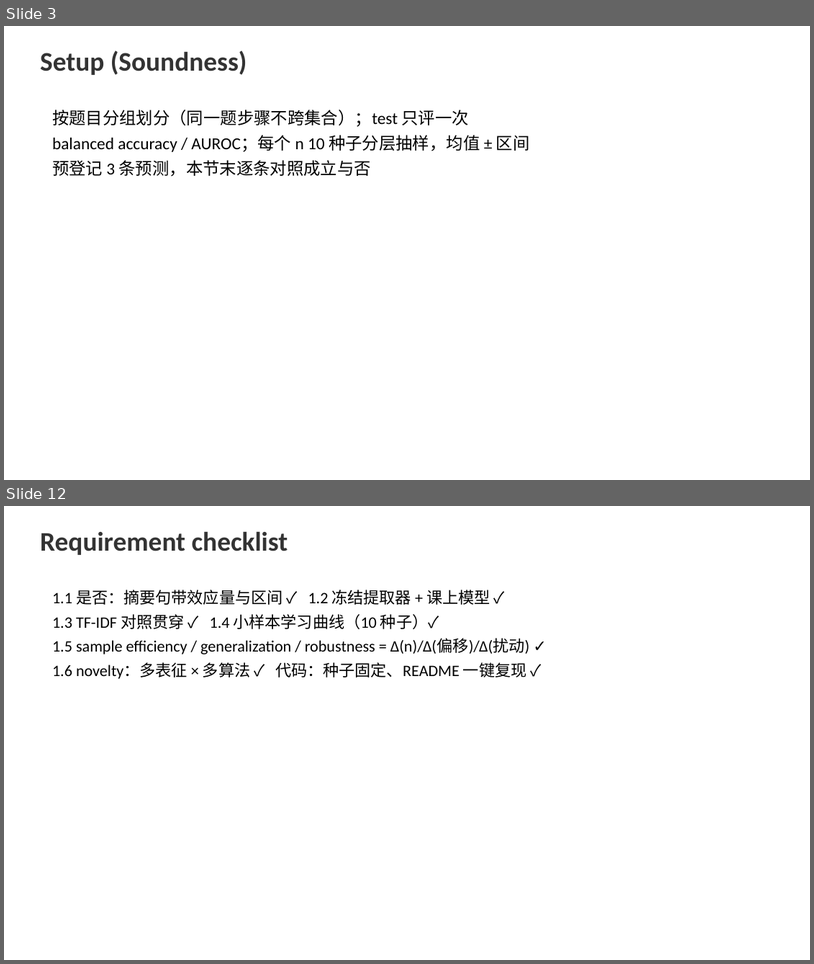
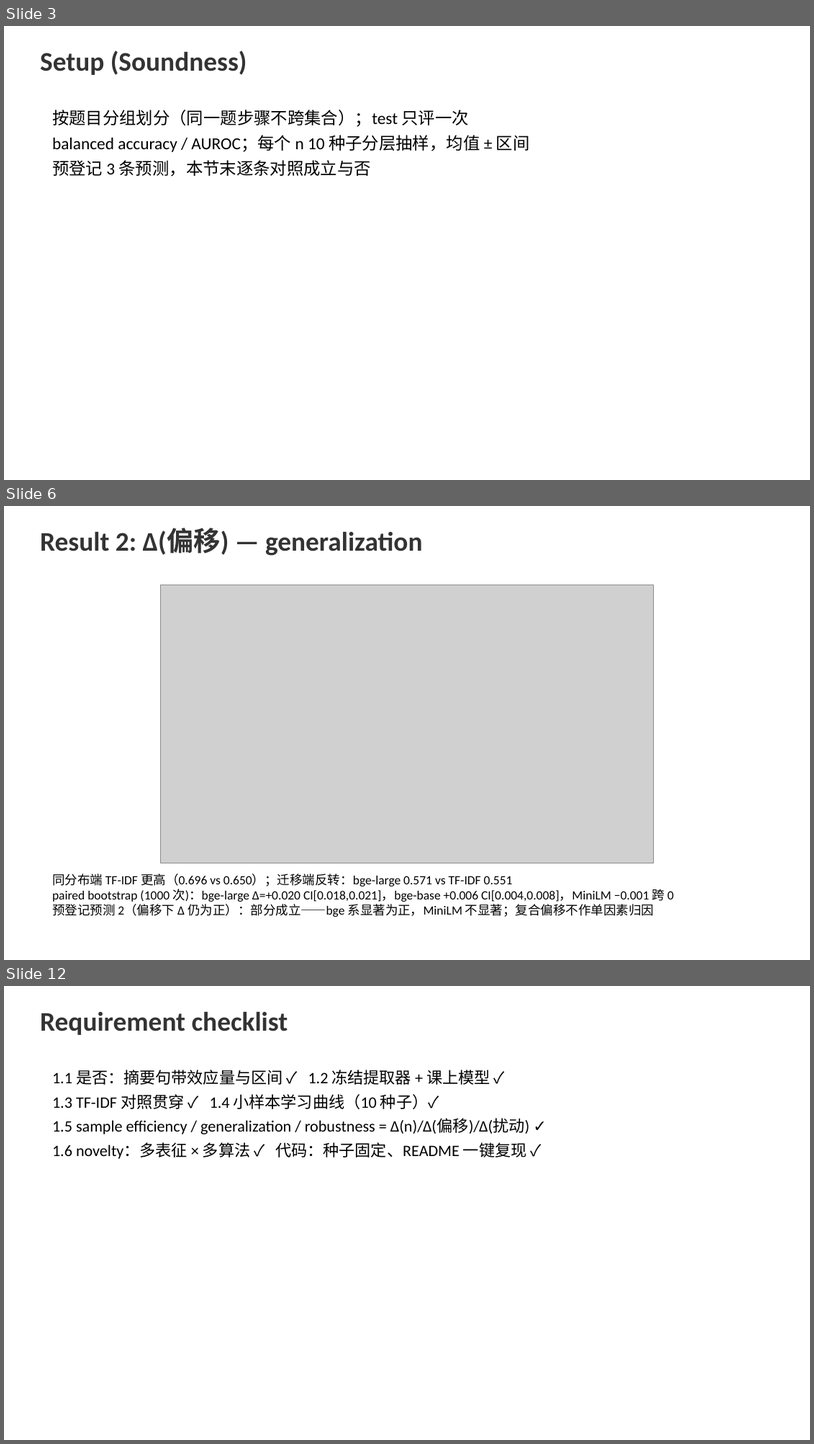
Before and after one commit to FauReam/text-monitor-436, a slide deck: slides/final.pptx. Shown one above the other, each under a label of ours: slides 3 and 12 before the commit, slides 3, 6 and 12 after it; the slides between them are not shown. The pictures are 814x964 and 814x1444 pixels, drawn with LibreOffice and Linux fonts; fonts in the diff are those of the drawing; grey boxes stand for pictures. Boxes give left, top, right and bottom in pixels: in the first picture for what was removed or moved away, otherwise in the second. Text is boxed around its words. In the diff, an @@ line names an element or a change of style, - is before the commit and + after.

Commit message:
v2 标签修复版全量结果：E1–E6 完成，三条预登记预测最终判定
数据（修复 075fad3 后的重跑）：PRM800K 二分类 911,867 行（错例 27.9%，
修掉 chosen-only 的 99.8% 退化），train/test = 632,422/190,573（按题目分组）；
迁移集 Math-Shepherd 613,666 步。

最终判定（v1 结果全部作废，含 41c45f2 中 E6 的阴性口径）：
- 预测 1（小样本端 Δ 峰值非负）：不成立。n=20 各特征 ≈0.51 近随机；
  n≥50 起 TF-IDF 反超，full 端 Δ = −0.045~−0.064（SVM，CI 不含 0）。
- 预测 2（偏移下 Δ 仍为正）：部分成立。MATH→GSM8K 迁移端 bge-large
  +0.020 CI[0.018,0.021]、bge-base +0.006 CI[0.004,0.008] 显著正，
  MiniLM 跨 0；复合偏移不作单因素归因。
- 预测 3（扰动下 embedding 衰减 ≤ TF-IDF）：成立，效应量小（衰减均 ≤0.007）。

其他：E5 拒答 risk@cov=1.0 TF-IDF 0.271 略优；E6 ρ=0.900 (p=0.037, n=4)
同号初步观察；robustness_balance_check 补查（50/50 重采样与
class_weight=balanced 下 AUROC 变化 <0.01，回应训练集不平衡质疑）。
bge-large 尾部文本 fp16 编码（ST_FP16=1，与 fp32 余弦 >0.9997）。
final.pptx 填入真实数字；README 结果节重写为 v2 口径。

```diff
--- a/slides/final.pptx
+++ b/slides/final.pptx
@@ slide 6 added at (4, 506, 810, 960), background #FFFFFF @@
@@ text added at (40, 528, 422, 556), 32 pt, text #333333, bold @@
+Result 2: Δ(偏移) — generalization
@@ picture added at (161, 584, 654, 863) @@
@@ text added at (52, 873, 674, 916), 15 pt, text #000000 @@
+同分布端 TF-IDF 更高（0.696 vs 0.650）；迁移端反转：bge-large 0.571 vs TF-IDF 0.551
+paired bootstrap (1000 次)：bge-large Δ=+0.020 CI[0.018,0.021]，bge-base +0.006 CI[0.004,0.008]，MiniLM −0.001 跨 0
+预登记预测 2（偏移下 Δ 仍为正）：部分成立——bge 系显著为正，MiniLM 不显著；复合偏移不作单因素归因
```
Also in this commit, not shown: 8 slides changed, 1 other slide added, 2 slides removed, 44 other files.
